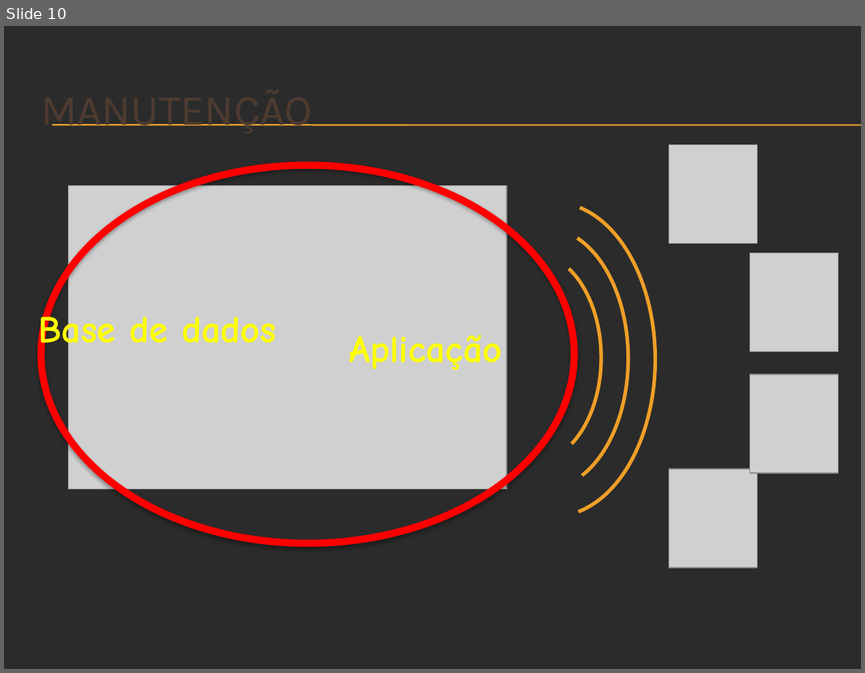
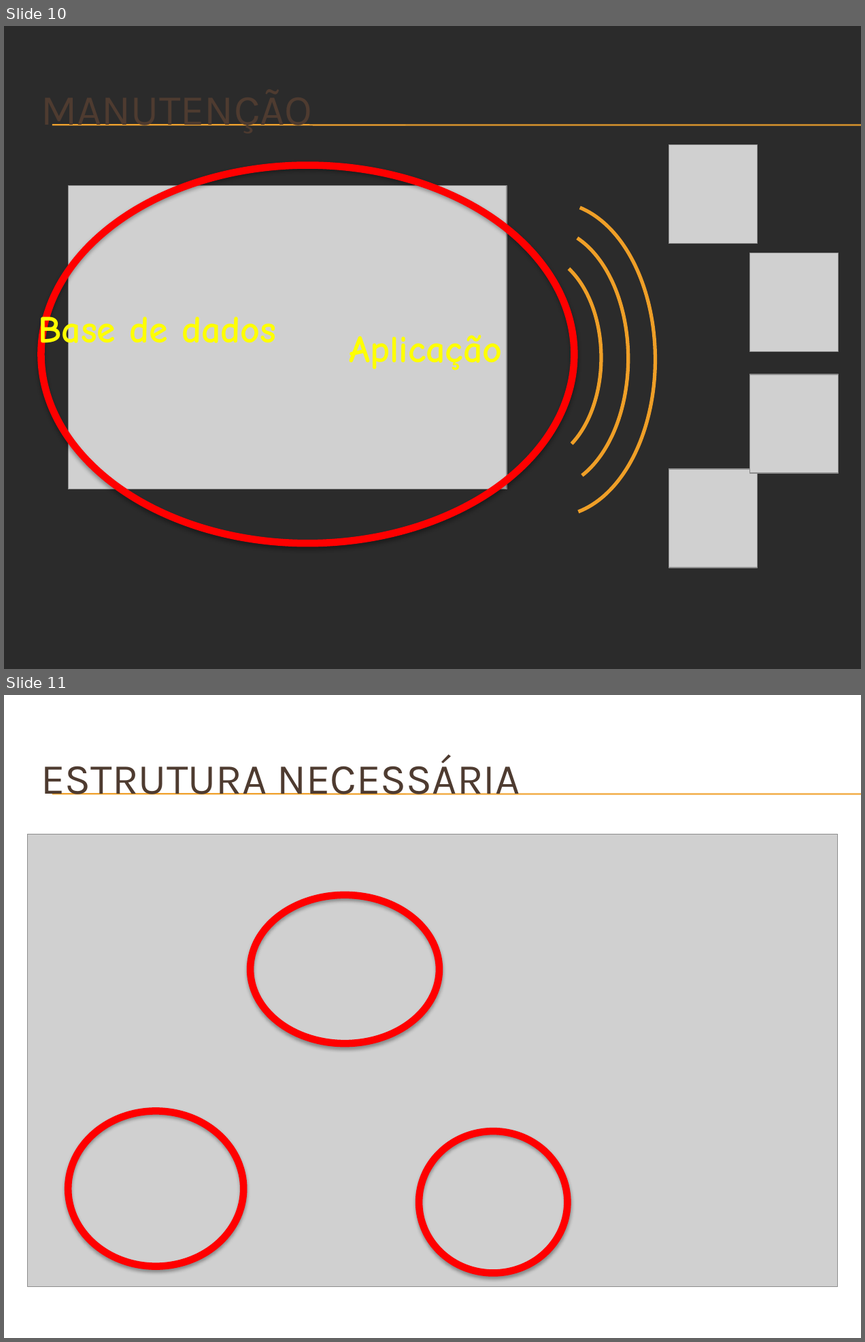
Before and after one commit to Neimarmg/Open_source, a slide deck: SAS/Planejamento/Docs/#3 - Apresentação do projeto.pptx. Shown one above the other, each under a label of ours: slide 10 before the commit, slides 10 and 11 after it. The pictures are 865x673 and 865x1342 pixels, drawn with LibreOffice and Linux fonts; fonts in the diff are those of the drawing; grey boxes stand for pictures; background and template pictures are left out; a plain dark background stands for a picture behind light text. Boxes give left, top, right and bottom in pixels: in the first picture for what was removed or moved away, otherwise in the second. Text is boxed around its words. In the diff, an @@ line names an element or a change of style, - is before the commit and + after.

```diff
--- a/SAS/Planejamento/Docs/#3 - Apresentação do projeto.pptx
+++ b/SAS/Planejamento/Docs/#3 - Apresentação do projeto.pptx
@@ slide 11 added at <box>4,695,861,1338</box>, background picture (left out); not listed: 2 template elements that a slide beside it also shows @@
@@ title added at <box>41,756,519,795</box>, 36 pt, text #4E3B30 @@
+ESTRUTURA NECESSÁRIA
@@ picture added at <box>28,834,838,1286</box> @@
@@ ellipse added at <box>250,895,439,1043</box>, outline #FF0000 6 pt @@
@@ ellipse added at <box>68,1110,244,1266</box>, outline #FF0000 6 pt @@
@@ ellipse added at <box>419,1131,567,1272</box>, outline #FF0000 6 pt @@
```
Also in this commit, not shown: 2 slides changed, 2 other slides added, 1 slide removed.
